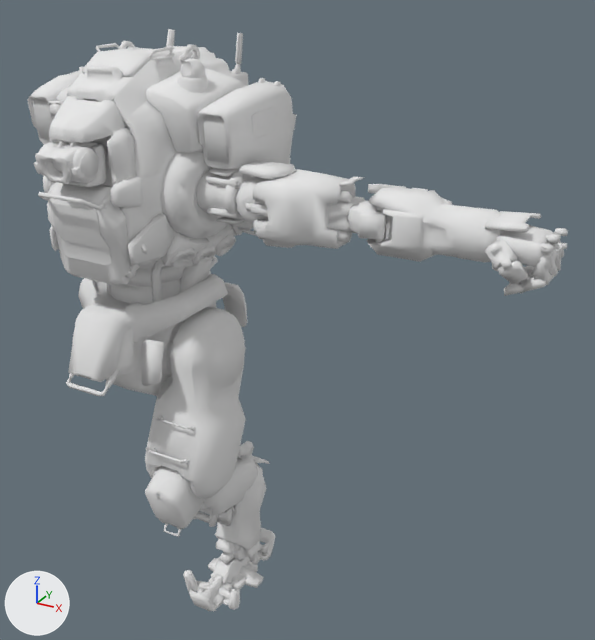
Before and after pictures for a commit that changed the OBJ model BT_model_PM/Arm_down.obj.
Before and after are seen from a 50 mm camera at (57.1, -69.5, 75.9) aimed at (16.6, 4.2, 39.1). The lights are fixed; the arrows at lower left show +X, +Y and +Z. Where no turn or scale is listed for an object, it has been applied to the vertices.

The first picture shows 'arm', 'arm.001', 'body', 'hatch.001', 'hatch.002', 'leg', 'leg.001', 'leg.002'.
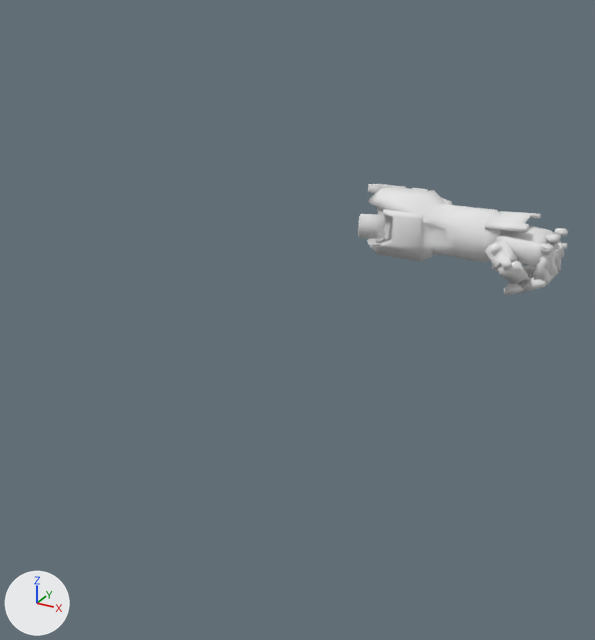
Where the change shows, as pixel boxes (x1, y1, x2, y2) in the pictures (595 x 640 px):
'body', deleted
    before: (27, 29, 297, 396)
    faces in mat_bt_a_all (white #e7e7e7): (27, 29, 297, 396)
    faces in mat_bt_decal_02 (white #e7e7e7): (70, 77, 275, 138)
'leg.002', deleted
    before: (145, 307, 246, 499)
'arm', deleted
    before: (196, 161, 386, 249)
'hatch.002', deleted
    before: (34, 96, 136, 187)
    faces in mat_bt_a_all (white #e7e7e7): (34, 96, 136, 187)
    faces in mat_bt_a_all_factory (white #e7e7e7): (57, 141, 106, 187)
'hatch.001', deleted
    before: (38, 182, 132, 285)
    faces in mat_bt_a_all (white #e7e7e7): (38, 182, 132, 285)
    faces in mat_bt_decal (white #e7e7e7): (50, 203, 111, 265)
'leg', deleted
    before: (183, 455, 275, 612)
'leg.001', deleted
    before: (145, 441, 258, 537)

Patch to the scene script:
```diff
--- a/BT_model_PM/Arm_down.obj.py
+++ b/BT_model_PM/Arm_down.obj.py
@@ ob_arm @@
-ob_arm = bpy.data.objects.new('arm', me_arm)
-ob_arm.location = (0.0, 0.0, 0.0)
@@ ob_body @@
-ob_body = bpy.data.objects.new('body', me_body)
-ob_body.location = (0.0, 0.0, 0.0)
@@ ob_hatch_001 @@
-ob_hatch_001 = bpy.data.objects.new('hatch.001', me_hatch_001)
-ob_hatch_001.location = (0.0, 0.0, 0.0)
@@ ob_hatch_002 @@
-ob_hatch_002 = bpy.data.objects.new('hatch.002', me_hatch_002)
-ob_hatch_002.location = (0.0, 0.0, 0.0)
@@ ob_leg @@
-ob_leg = bpy.data.objects.new('leg', me_leg)
-ob_leg.location = (0.0, 0.0, 0.0)
@@ ob_leg_001 @@
-ob_leg_001 = bpy.data.objects.new('leg.001', me_leg_001)
-ob_leg_001.location = (0.0, 0.0, 0.0)
@@ ob_leg_002 @@
-ob_leg_002 = bpy.data.objects.new('leg.002', me_leg_002)
-ob_leg_002.location = (0.0, 0.0, 0.0)
```
